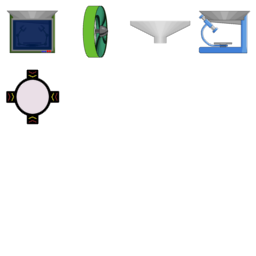
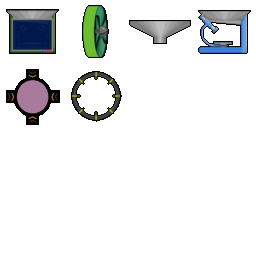
The second w=256, h=256 image is a revision of the first. Changes to its layers:
added layer "PortalFrame.png" above "Emmit-Buster.png" over [71, 71, 122, 122]
painted on "Emmit-Buster.png" over [5, 69, 60, 125]
painted on "Science-Machine-Identified.png" over [198, 10, 251, 54]
painted on "Funnel-Overlay.png" over [129, 20, 191, 44]
removed layer "Funnel.png" over [129, 20, 191, 44]
painted on "Fan2.png" over [82, 5, 109, 58]
painted on "Build-Machine-Identified.png" over [6, 9, 59, 54]
hid "Background" over [5, 5, 251, 125]
